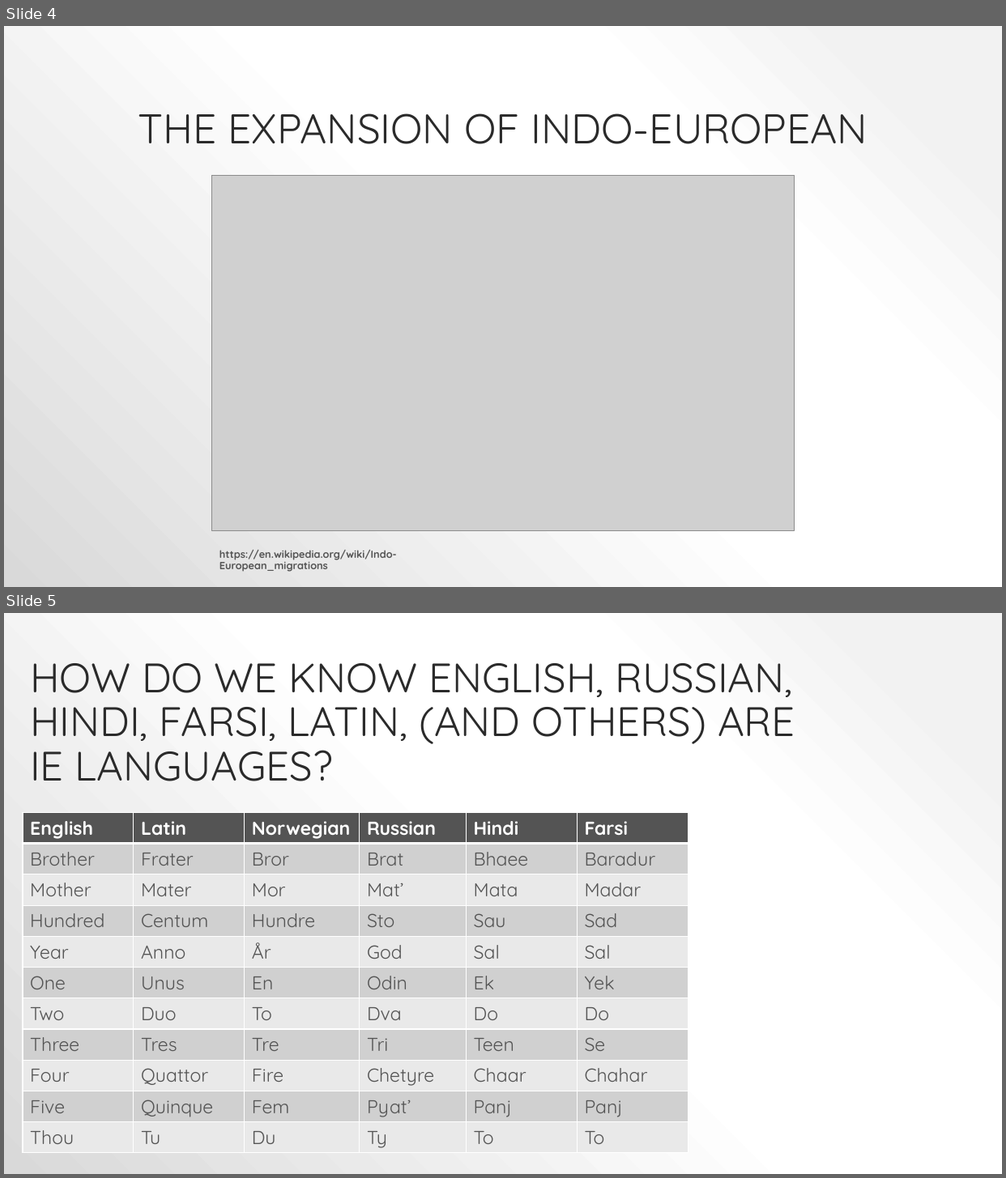
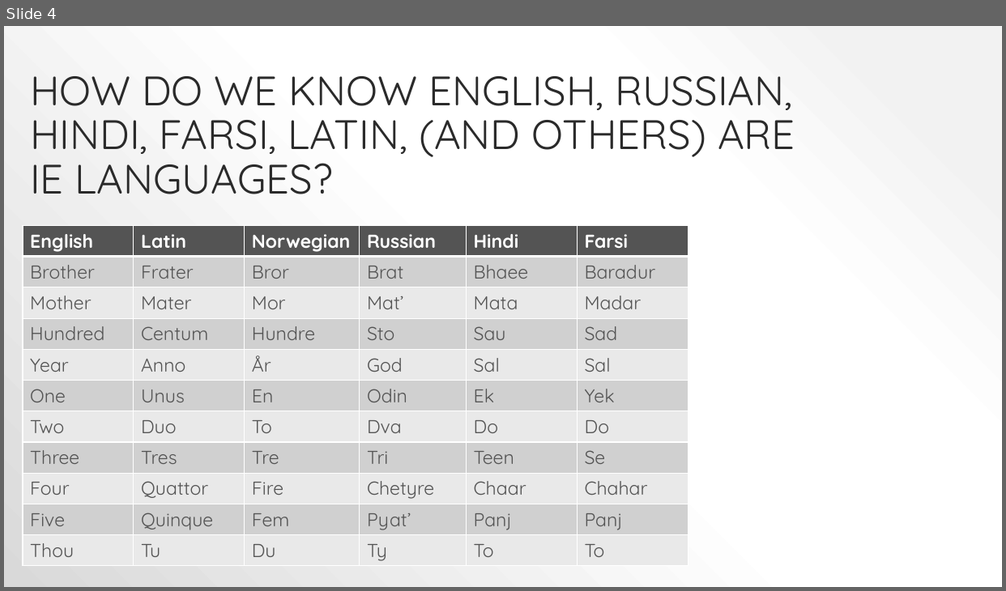
Before and after one commit to 1801Jan22Java/batch-source, a slide deck: 20180123_Presentation_OM.pptx. Shown one above the other, each under a label of ours: slides 4 and 5 before the commit, slide 4 after it. The pictures are 1006x1178 and 1006x591 pixels, drawn with LibreOffice and Linux fonts; fonts in the diff are those of the drawing; grey boxes stand for pictures. Boxes give left, top, right and bottom in pixels: in the first picture for what was removed or moved away, otherwise in the second. Text is boxed around its words. In the diff, an @@ line names an element or a change of style, - is before the commit and + after.

Commit message:
New stuff
New presentation and helloworld

```diff
--- a/20180123_Presentation_OM.pptx
+++ b/20180123_Presentation_OM.pptx
@@ slide 4 removed at [4, 26, 1002, 587], background gradient #F2F2F2 to #FFFFFF to #D9D9D9 @@
@@ title removed at [138, 113, 867, 144] @@
-THE EXPANSION OF INDO-EUROPEAN
@@ picture removed at [212, 176, 794, 531] @@
@@ text removed at [219, 550, 397, 572] @@
-https://en.wikipedia.org/wiki/Indo-European_migrations
@@ what was slide 5 is now slide 4 @@
```
Also in this commit, not shown: 7 other files.
